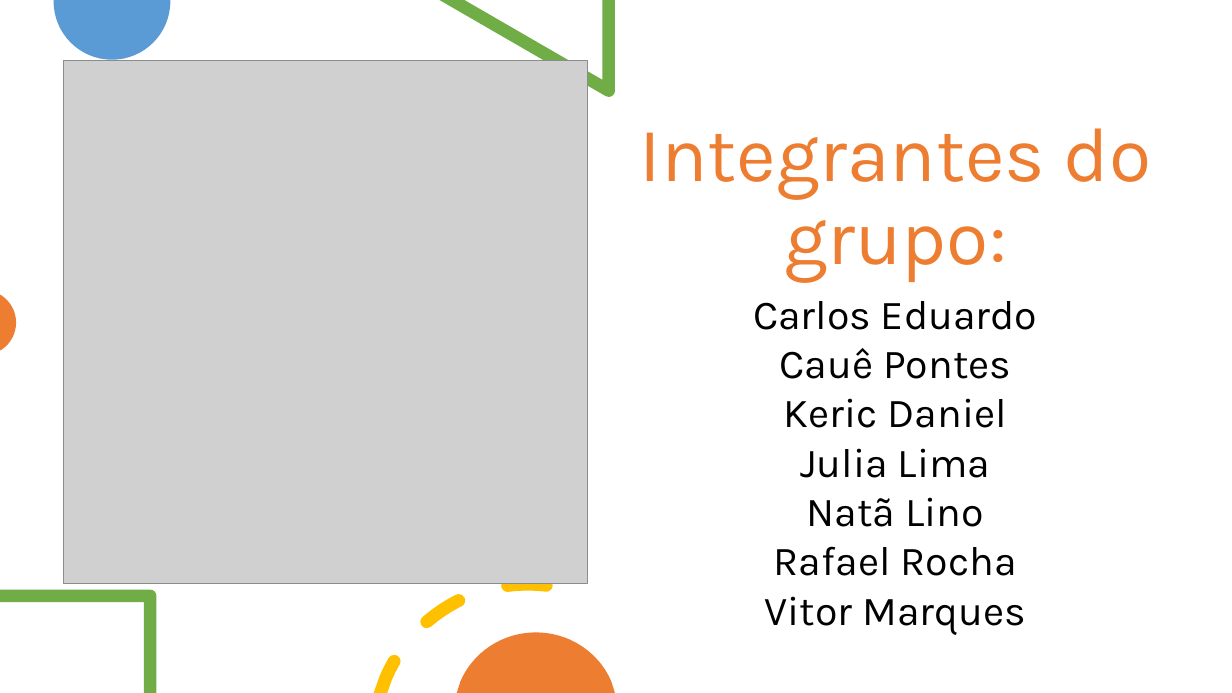
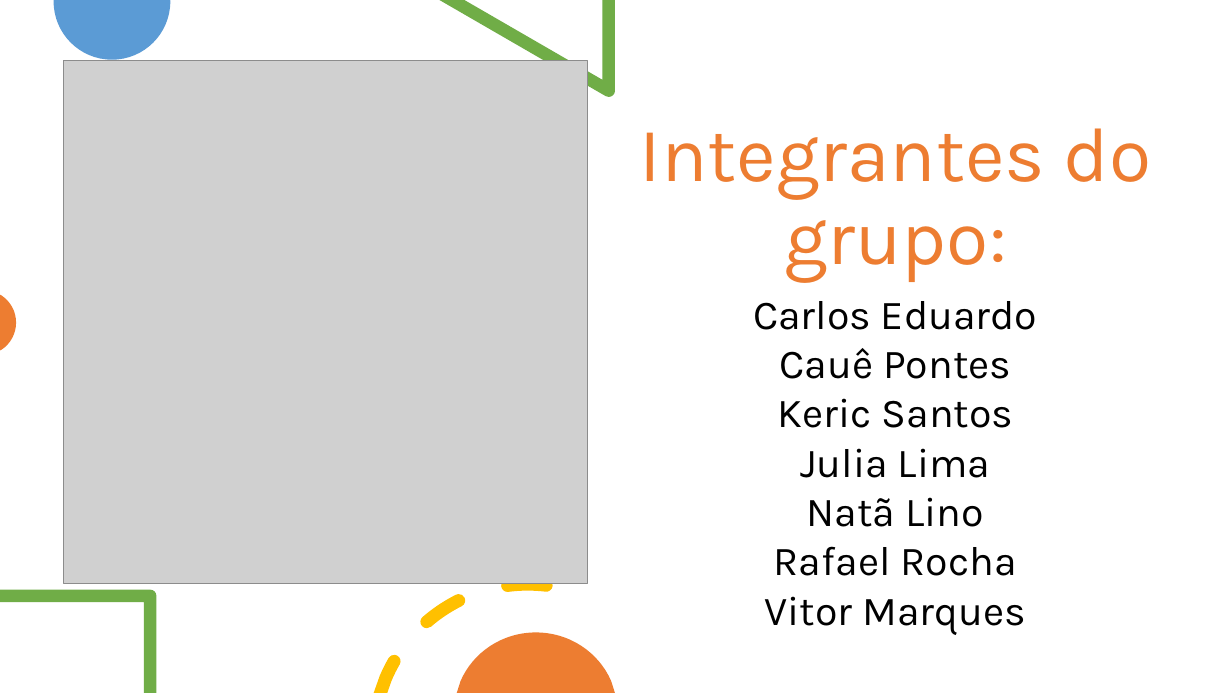
Before and after one commit to julialima1999/Limpeza_organiza-o, a slide deck: slide 2 of Documentação/Limpeza e Organização.pptx. Drawn at 1232x693 pixels with LibreOffice and Linux fonts; fonts in the diff are those of the drawing; grey boxes stand for pictures. Boxes give left, top, right and bottom in pixels: in the first picture for what was removed or moved away, otherwise in the second. Text is boxed around its words. In the diff, an @@ line names an element or a change of style, - is before the commit and + after.

Commit message:
atualizei ppt

```diff
--- a/Documentação/Limpeza e Organização.pptx
+++ b/Documentação/Limpeza e Organização.pptx
@@ text at (x1=753, y1=301, x2=1037, y2=635): text changed @@
-Carlos Eduardo
-Cauê Pontes
-Keric Daniel
-Julia Lima
-Natã Lino
-Rafael Rocha
-Vitor Marques
+Carlos Eduardo
+Cauê Pontes
+Keric Santos
+Julia Lima
+Natã Lino
+Rafael Rocha
+Vitor Marques
```
